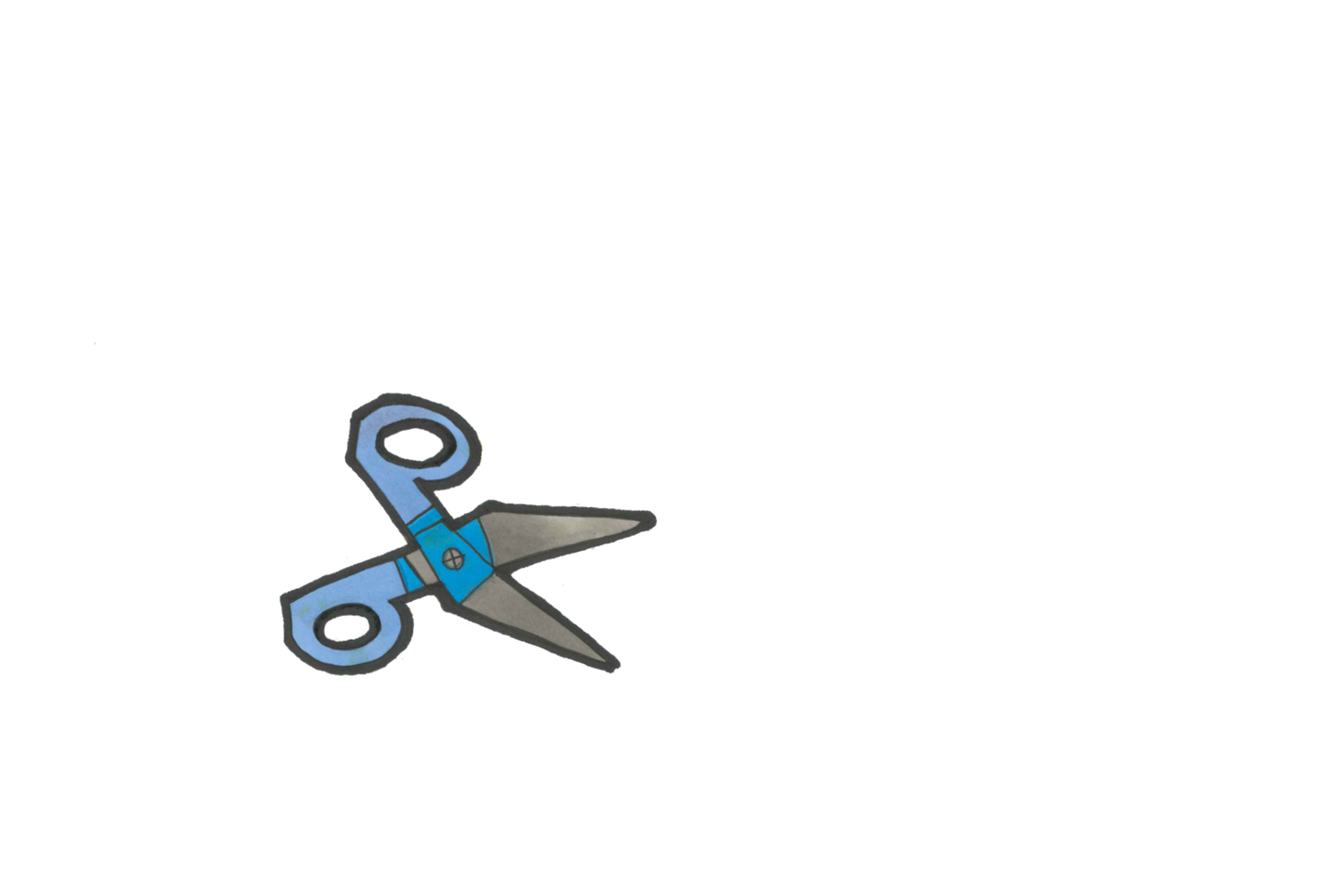
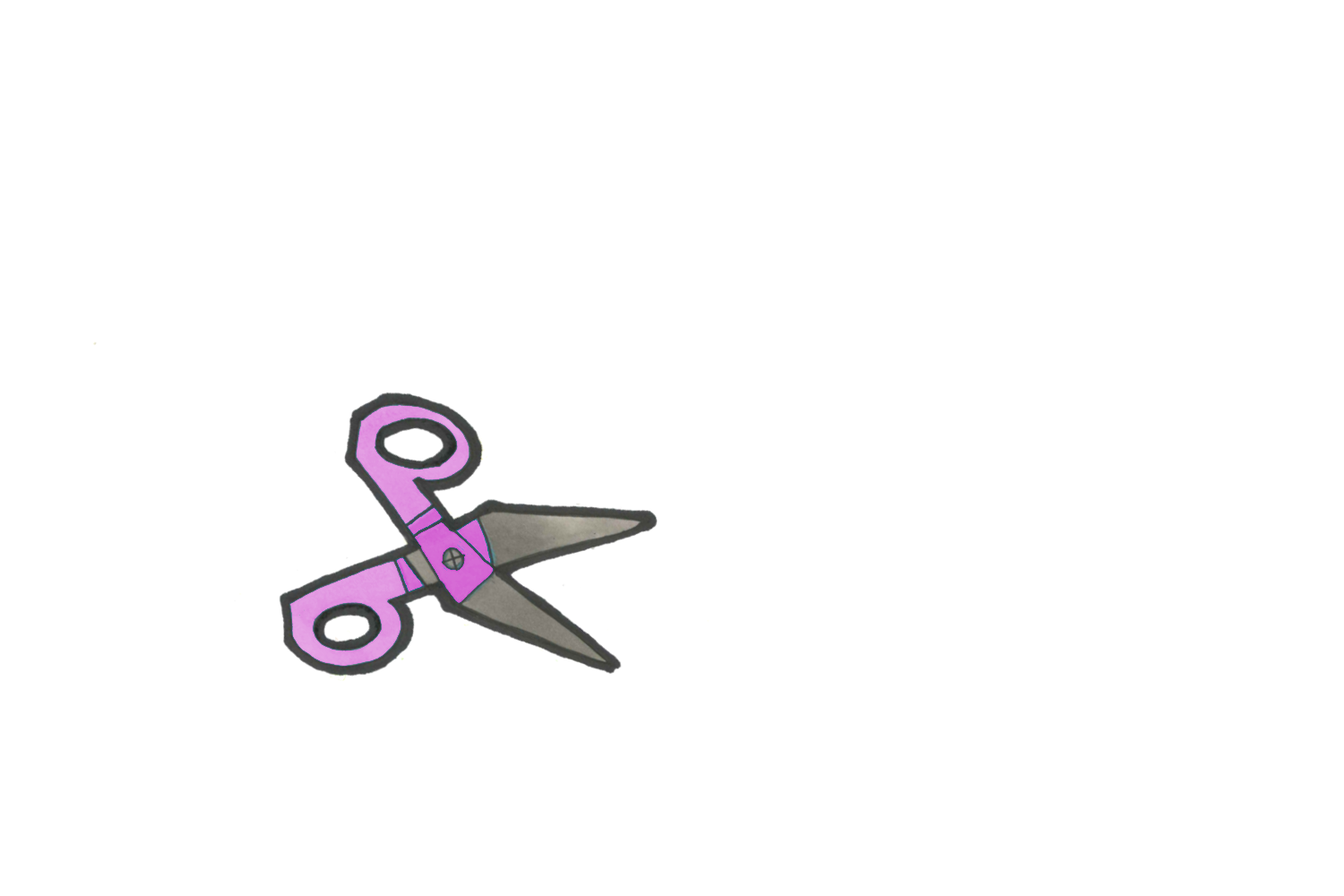
Comparing the layer stacks of the two 1344×896 images. Changes:
added layer "Schere.jpg copy" above "Schere.jpg" over <box>290,404,494,666</box>
hid "Schere.jpg" over <box>290,404,494,666</box>
